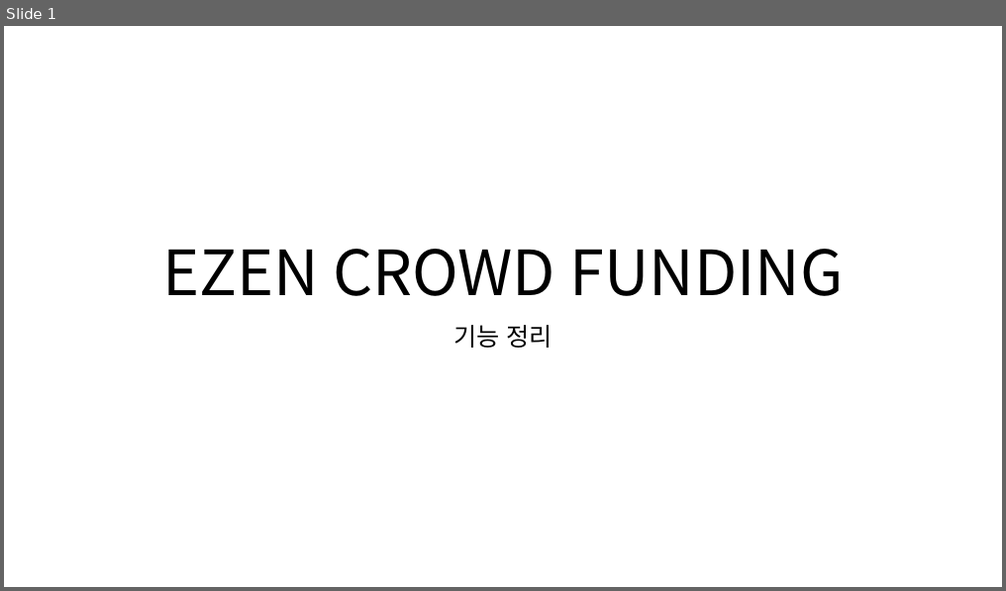
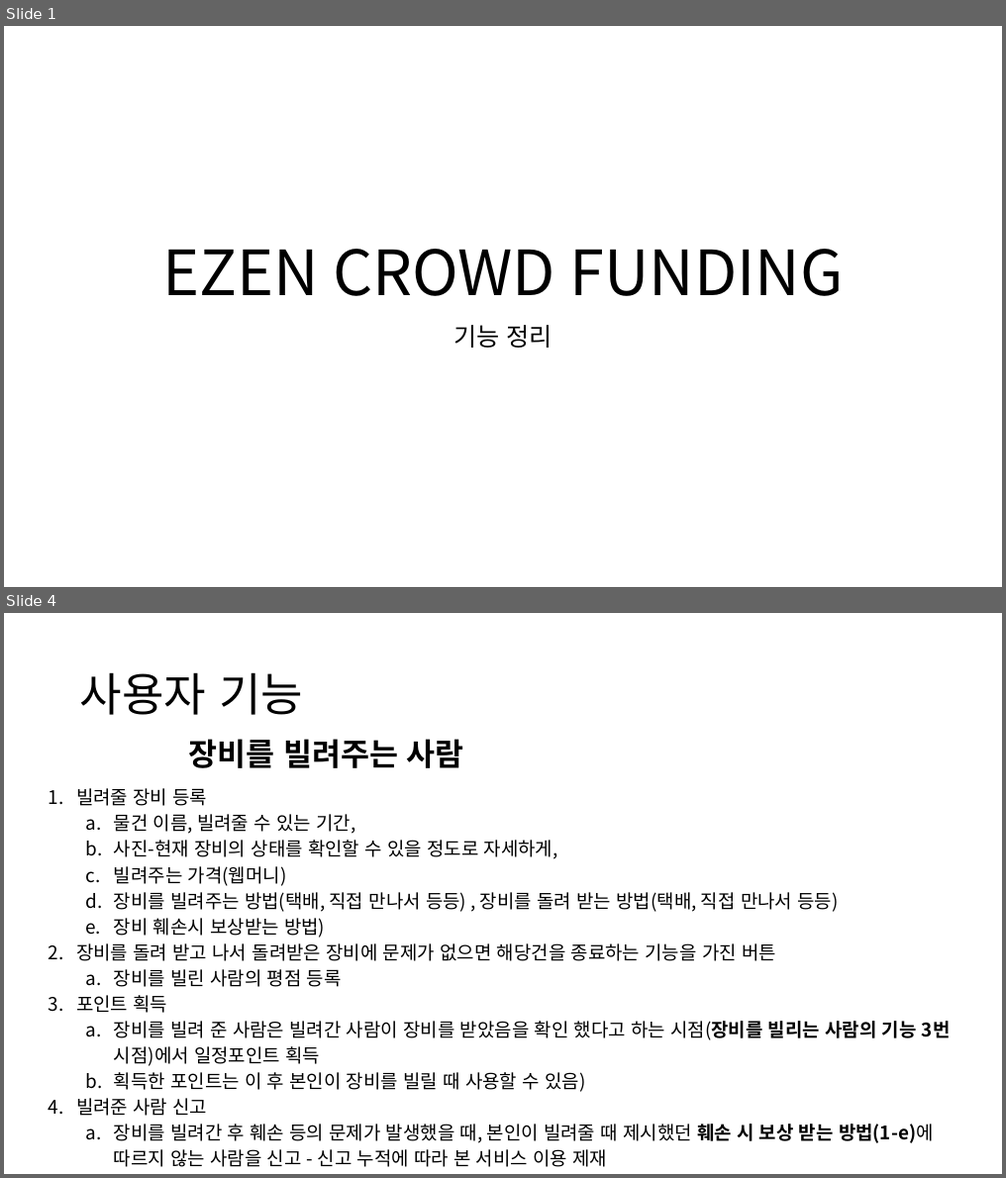
Before and after one commit to ezenteam2/RentalEquip, a slide deck: 1 기능 정의/project04 - 기능 정의 - 현태.pptx. Shown one above the other, each under a label of ours: slide 1 before the commit, slides 1 and 4 after it; the slides between them are not shown. The pictures are 1006x591 and 1006x1178 pixels, drawn with LibreOffice and Linux fonts; fonts in the diff are those of the drawing. Boxes give left, top, right and bottom in pixels: in the first picture for what was removed or moved away, otherwise in the second. Text is boxed around its words. In the diff, an @@ line names an element or a change of style, - is before the commit and + after.

```diff
--- a/1 기능 정의/project04 - 기능 정의 - 현태.pptx
+++ b/1 기능 정의/project04 - 기능 정의 - 현태.pptx
@@ slide 4 added at [4,613,1002,1174], background #FFFFFF @@
@@ title added at [80,672,303,715], 44 pt, text #000000 @@
+사용자 기능
@@ text added at [76,739,950,1167], 18 pt, text #000000 @@
+장비를 빌려주는 사람
+1. 빌려줄 장비 등록
+  a. 물건 이름, 빌려줄 수 있는 기간,
+  b. 사진-현재 장비의 상태를 확인할 수 있을 정도로 자세하게,
+  c. 빌려주는 가격(웹머니)
+  d. 장비를 빌려주는 방법(택배, 직접 만나서 등등) , 장비를 돌려 받는 방법(택배, 직접 만나서 등등)
+  e. 장비 훼손시 보상받는 방법)
+2. 장비를 돌려 받고 나서 돌려받은 장비에 문제가 없으면 해당건을 종료하는 기능을 가진 버튼
+  a. 장비를 빌린 사람의 평점 등록
+3. 포인트 획득
+  a. 장비를 빌려 준 사람은 빌려간 사람이 장비를 받았음을 확인 했다고 하는 시점(장비를 빌리는 사람의 기능 3번 시점)에서 일정포인트 획득
+  b. 획득한 포인트는 이 후 본인이 장비를 빌릴 때 사용할 수 있음)
+4. 빌려준 사람 신고
+  a. 장비를 빌려간 후 훼손 등의 문제가 발생했을 때, 본인이 빌려줄 때 제시했던 훼손 시 보상 받는 방법(1-e)에 따르지 않는 사람을 신고 - 신고 누적에 따라 본 서비스 이용 제재
```
Also in this commit, not shown: 2 other slides changed, 2 other slides added, 2 other files.
